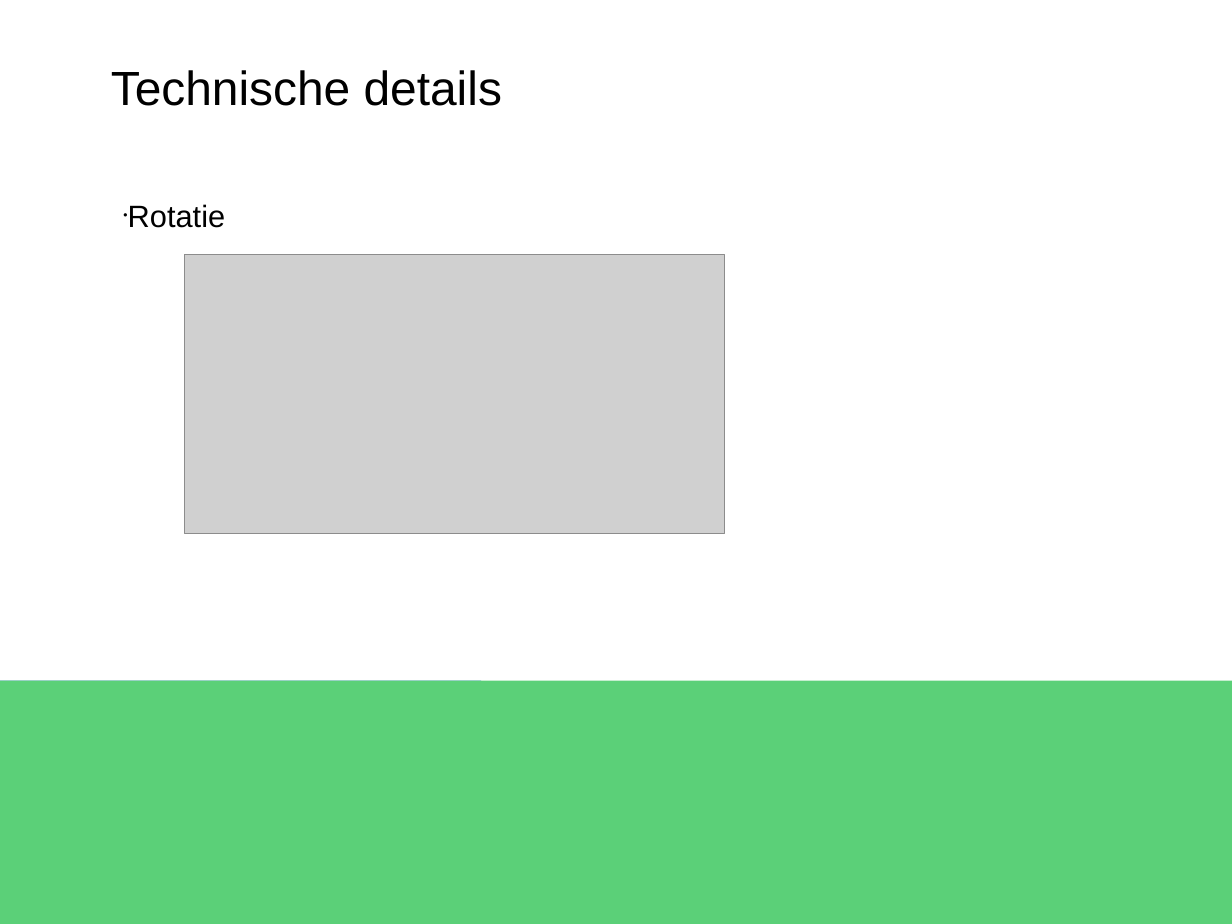
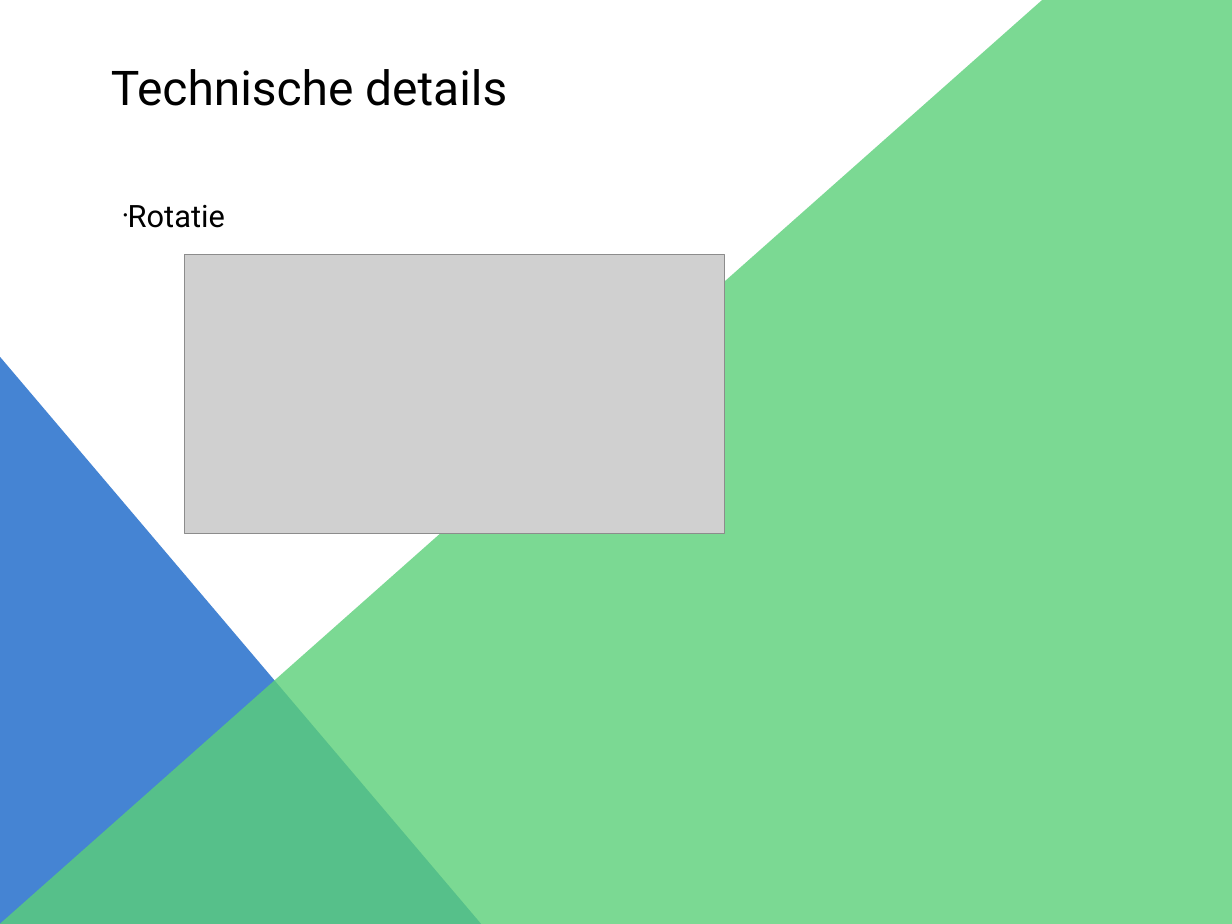
Before and after one commit to Dinilson/XNARaceGame, a slide deck: slide 5 of PRESENTATIE racegame project.pptx. Drawn at 1232x924 pixels with LibreOffice and Linux fonts; fonts in the diff are those of the drawing; grey boxes stand for pictures. Boxes give left, top, right and bottom in pixels: in the first picture for what was removed or moved away, otherwise in the second. Text is boxed around its words. In the diff, an @@ line names an element or a change of style, - is before the commit and + after.

```diff
--- a/PRESENTATIE racegame project.pptx
+++ b/PRESENTATIE racegame project.pptx
@@ freeform shape added at box(0, 0, 1232, 924), fill #5BD078 at 80% opacity @@
@@ text "Technische details" at box(111, 69, 507, 106): font Arial to Roboto @@
@@ text "Rotatie" at box(128, 205, 225, 228): font Arial to Roboto @@
@@ right triangle added at box(0, 357, 482, 924), fill #4584D3 @@
@@ rectangle removed at box(0, 680, 482, 924) @@
@@ rectangle removed at box(0, 680, 1232, 924) @@
```
Also in this commit, not shown: 7 other slides changed.
